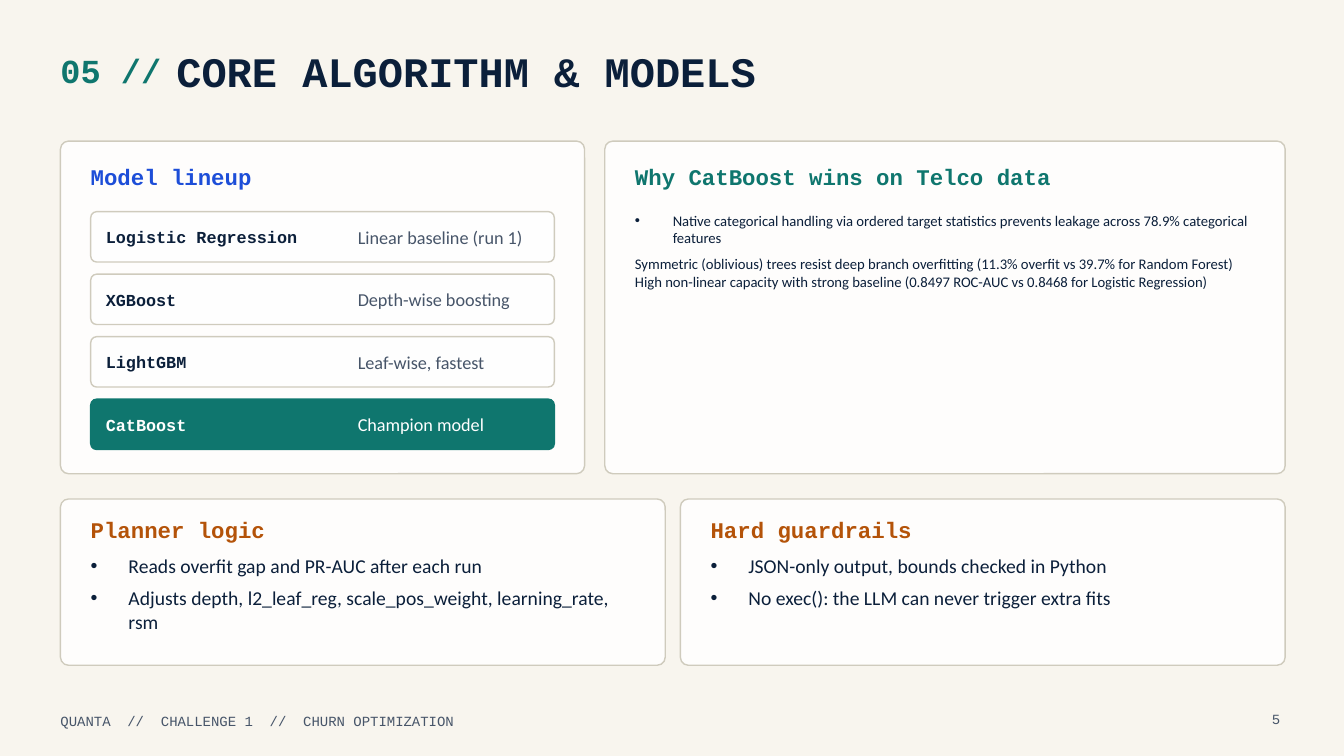
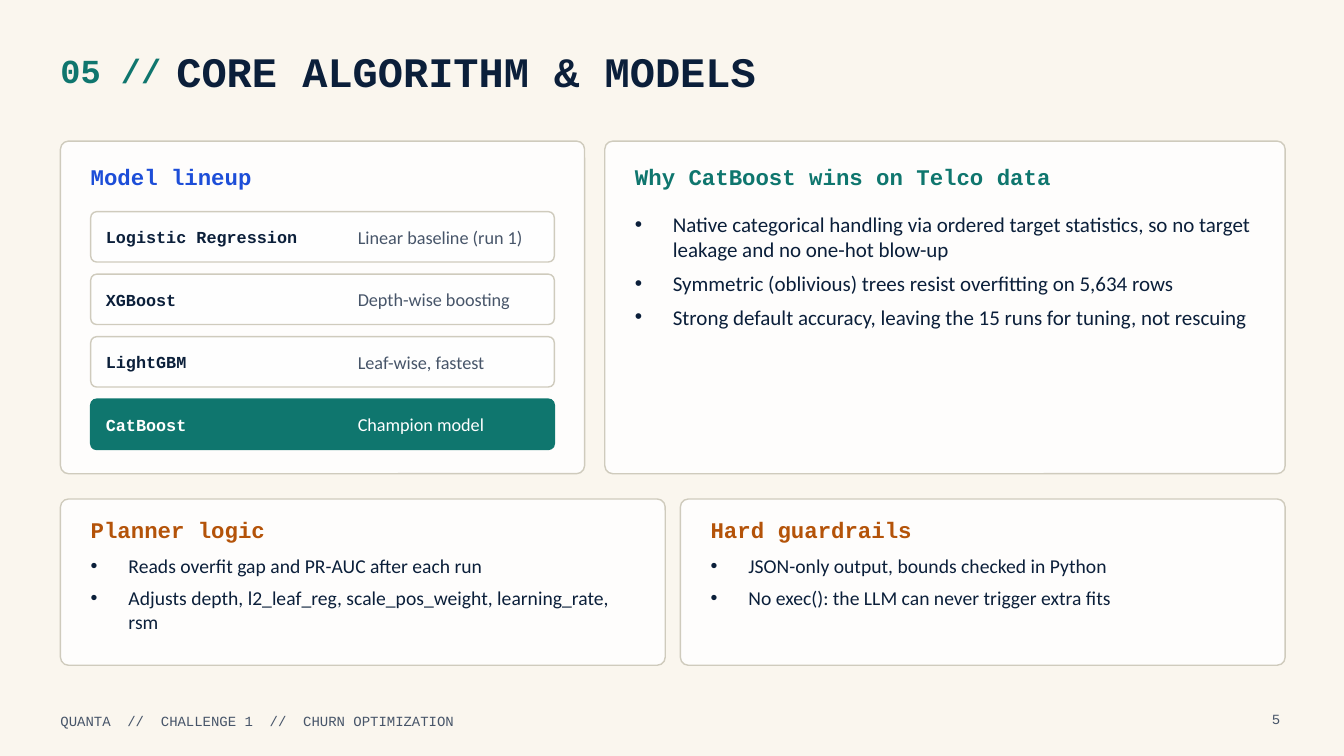
Before and after one commit to uday0214/IOTAxEngimaHackathon, a slide deck: slide 5 of ppt/QUANTA_PPT_CREAM.pptx. Drawn at 1344x756 pixels with LibreOffice and Linux fonts; fonts in the diff are those of the drawing; background and template pictures are left out. Boxes give left, top, right and bottom in pixels: in the first picture for what was removed or moved away, otherwise in the second. Text is boxed around its words. In the diff, an @@ line names an element or a change of style, - is before the commit and + after.

```diff
--- a/ppt/QUANTA_PPT_CREAM.pptx
+++ b/ppt/QUANTA_PPT_CREAM.pptx
@@ background #F8F5EE to picture (left out) @@
@@ text at [673,217,1250,329]: text changed; size 10.5 to 15 pt @@
-• Native categorical handling via ordered target statistics prevents leakage across 78.9% categorical features
-Symmetric (oblivious) trees resist deep branch overfitting (11.3% overfit vs 39.7% for Random Forest)
-High non-linear capacity with strong baseline (0.8497 ROC-AUC vs 0.8468 for Logistic Regression)
+• Native categorical handling via ordered target statistics, so no target leakage and no one-hot blow-up
+• Symmetric (oblivious) trees resist overfitting on 5,634 rows
+• Strong default accuracy, leaving the 15 runs for tuning, not rescuing
```
Also in this commit, not shown: 9 other slides changed, 3 other files.
